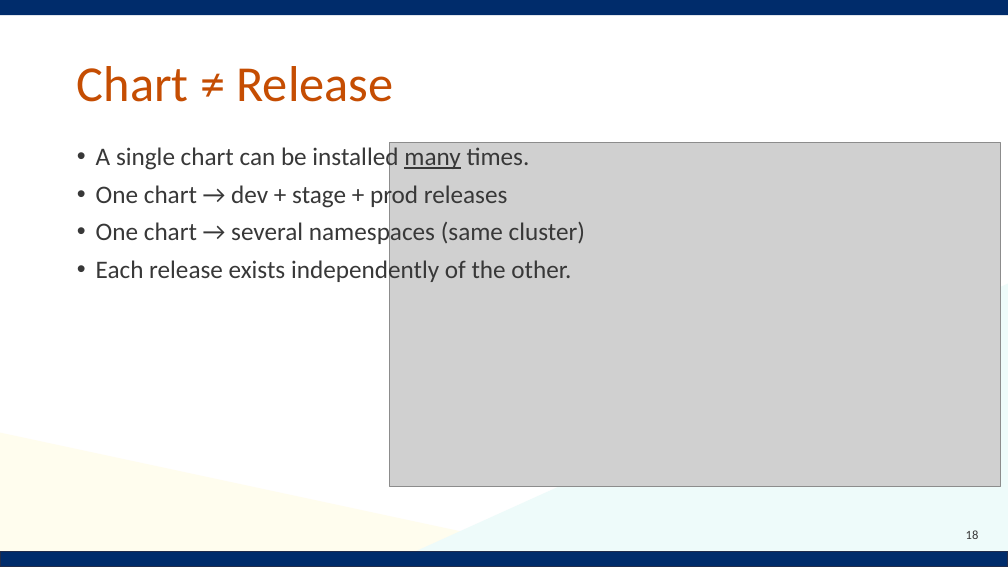
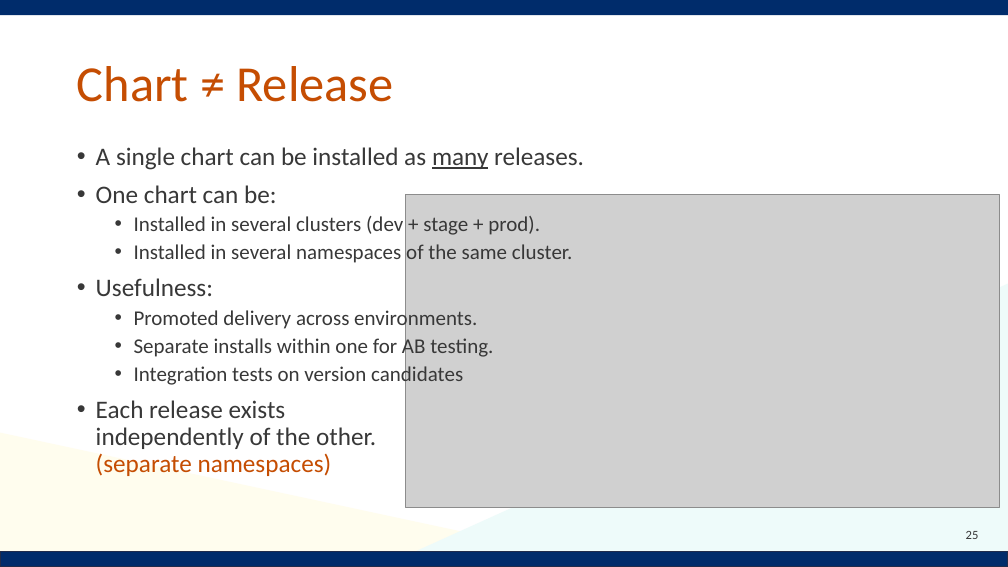
Before and after one commit to Notalib/workshop-helm-charts, a slide deck: slide 25 of Kubernetes_workshop_helm_chart.pptx (slide 18 before the commit). Drawn at 1008x567 pixels with LibreOffice and Linux fonts; fonts in the diff are those of the drawing; grey boxes stand for pictures; background and template pictures are left out. Boxes give left, top, right and bottom in pixels: in the first picture for what was removed or moved away, otherwise in the second. Text is boxed around its words. In the diff, an @@ line names an element or a change of style, - is before the commit and + after.

```diff
--- a/Kubernetes_workshop_helm_chart.pptx
+++ b/Kubernetes_workshop_helm_chart.pptx
@@ text at (96,147,584,476): text changed; size 24 to 20 pt @@
-• A single chart can be installed many times.
-• One chart → dev + stage + prod releases
-• One chart → several namespaces (same cluster)
-• Each release exists independently of the other.
+• A single chart can be installed as many releases.
+• One chart can be:
+  • Installed in several clusters (dev + stage + prod).
+  • Installed in several namespaces of the same cluster.
+• Usefulness:
+  • Promoted delivery across environments.
+  • Separate installs within one for AB testing.
+  • Integration tests on version candidates
+• Each release exists
+  independently of the other.
+  (separate namespaces)
@@ picture: place and size @@
-picture at (389,143,1000,486)
+picture at (405,194,1000,507)
@@ page number at (966,531,979,539): text changed @@
-18
+25
```
Also in this commit, not shown: 28 other slides changed, 30 slides added, 4 slides removed, 15 other files.
